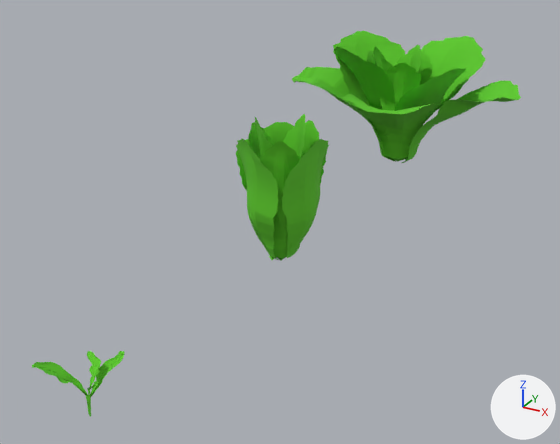
The FBX model NASA-Unity-Game/Assets/3D_models/lettuce2.fbx: old version first, new version second.
Both versions are drawn from a 50 mm lens placed at (1.84, -1.82, 1.91), pointed at (-0.15, 1.8, 0.1). Every picture has the same lights, and +X, +Y and +Z are marked at lower right.

Script lines for the objects in view, before the commit:
```python
me_plane_001 = bpy.data.meshes.new('Plane.001')
me_plane_001.from_pydata(...)  # 639 vertices, 556 faces; spans x -0.147..0.082, y -0.131..0.174, z -0.001..0.262
me_plane_001.materials.append(mat_leaf)  # green #5cc923
me_plane_004 = bpy.data.meshes.new('Plane.004')
me_plane_004.from_pydata(...)  # 1824 vertices, 1480 faces; spans x -0.308..0.189, y -0.284..0.275, z 0.0..0.812
me_plane_004.materials.append(mat_leaf)  # green #5cc923
me_plane_012 = bpy.data.meshes.new('Plane.012')
me_plane_012.from_pydata(...)  # 2964 vertices, 2405 faces; spans x -0.83..0.79, y -0.77..0.78, z 0.0..0.87
me_plane_012.materials.append(mat_leaf)  # green #5cc923
ob_lettuce_stage_1 = bpy.data.objects.new('lettuce stage 1', me_plane_001)
ob_lettuce_stage_1.location = (0.0, 0.0, 0.0)
ob_lettuce_stage_2 = bpy.data.objects.new('lettuce stage 2', me_plane_004)
ob_lettuce_stage_2.location = (0.0, 1.592, 0.0)
ob_lettuce_stage_3 = bpy.data.objects.new('lettuce stage 3', me_plane_012)
ob_lettuce_stage_3.location = (0.0, 3.424, 0.0)
```
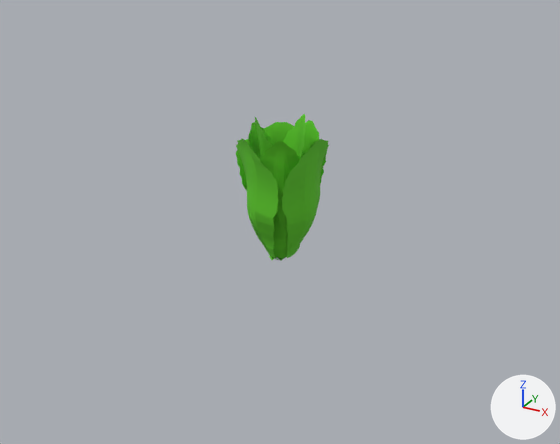
Commit message: O BARLEYS KAI LETTUCE REPLACE

What differs and where, as boxes (x1, y1, x2, y2) in the pictures (560 x 444 px):
'lettuce stage 3', deleted (green)
    before: (292, 31, 521, 163)
'lettuce stage 1', deleted (green)
    before: (32, 351, 125, 417)

The change in detail:
Object 'lettuce stage 1' (ob_lettuce_stage_1) is deleted.
Object 'lettuce stage 3' (ob_lettuce_stage_3) is deleted.
